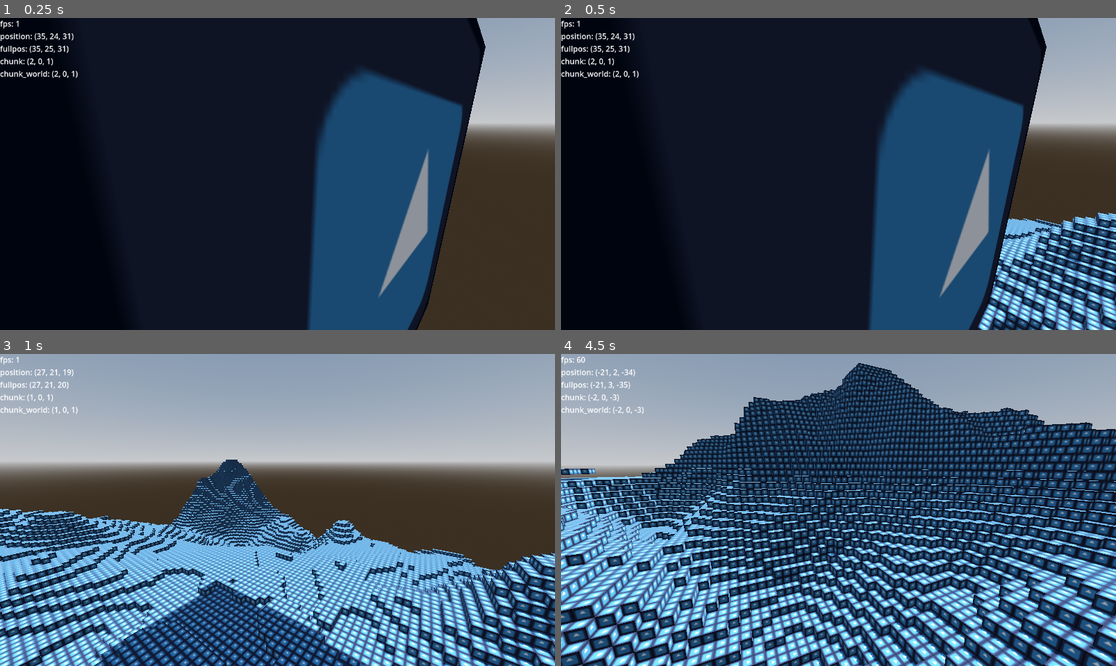
Above: before the commit, frames 1-4 (two rows, left to right).
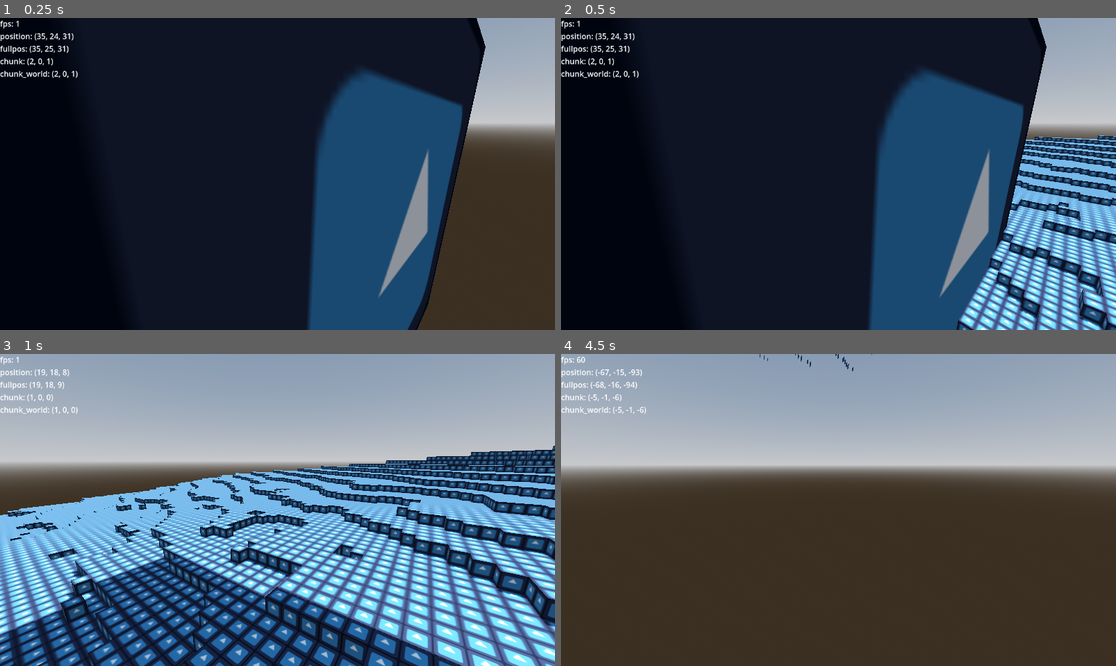
Above: after the commit, the same moments.

Repository: murumart/gd-blockgame
Game: Godot game, scene res://scenes/world.tscn
The game is run twice, just before and just after one commit, with the same random seed, the same clock (stepped at 60 frames per second) and the same inputs. The project has no main scene, so this scene is started directly. The engine's default icon, where the game draws it, is replaced by a stand-in: a white triangle on a blue panel in a dark square.
Inputs (mouse positions are in pixels of both pictures, inside the frame that each line leads up to):
- Up to frame 1 (0.25 s): no input
- Up to frame 2 (0.5 s): no input
- Up to frame 3 (1 s): tap Enter at 0.5 s; move the mouse to (305, 510) at 0.52 s; hold W (move_forward) from 0.53 s (still down); hold Ctrl (control) from 0.53 s (still down)
- Up to frame 4 (4.5 s): keep holding W (move_forward); move the mouse to (810, 510) at 1.27 s; release Ctrl (control) at 1.28 s; tap Ctrl (control) at 1.35, 2.85, 4.35 s; move the mouse to (849, 503) at 2.02 s; hold Ctrl (control) 2.03-2.78 s; move the mouse to (832, 516) at 2.77 s; move the mouse to (877, 513) at 3.52 s; hold Ctrl (control) 3.53-4.28 s; move the mouse to (794, 506) at 4.27 s

Frame 1 is identical in both runs. In frame 2, 12% of the frame differs, in the area x 71-100%, y 37-100%; in frame 3, 54%; in frame 4, 79%, in the area x 0-100%, y 0-100%.

Commit message:
pissing around with worldgen

Diff:
--- a/scenes/camera/camera_controller.gd
+++ b/scenes/camera/camera_controller.gd
@@ -52,7 +52,7 @@
 	_direction = Vector3(input.x, (Input.get_axis("move_down", "move_up")), input.y)
 	var mspd := move_speed
 	if Input.is_action_pressed("control"):
-		mspd *= 4
+		mspd *= 8
 	translate(_direction * mspd * delta)
 
 	World.player_position = global_position
--- a/scenes/meshtest.gd
+++ b/scenes/meshtest.gd
@@ -2,7 +2,7 @@
 extends MeshInstance3D
 
 @export var reload_mesh: bool:
-	set(to):
+	set(_to):
 		_mesh_gen()
 
 
@@ -10,7 +10,7 @@
 	pass
 
 
-func _physics_process(delta: float) -> void:
+func _physics_process(_delta: float) -> void:
 	var bpos := Vector3i($"../Camera3D".global_position)
 	var cpos := WorldBlocks.is_in_which_chunk(bpos)
 	var w_cpos := World._player_chunk_position()
--- a/scenes/world.tscn
+++ b/scenes/world.tscn
@@ -62,7 +62,7 @@
 layout_mode = 0
 offset_right = 40.0
 offset_bottom = 23.0
-text = "fps: 72
+text = "fps: 145
 position: (35, 24, 31)
 fullpos: (35, 25, 31)
 chunk: (2, 0, 1)
--- a/scenes/world/chunk_mesh.gd
+++ b/scenes/world/chunk_mesh.gd
@@ -188,8 +188,8 @@
 
 
 func _is_solid(x: int, y: int, z: int) -> bool:
-	var pos := Vector3i(x, y, z)
-	var cpos := WorldBlocks.is_in_which_chunk(pos)
+	#var pos := Vector3i(x, y, z)
+	#var cpos := WorldBlocks.is_in_which_chunk(pos)
 	#return WorldBlocks._get_block(cpos,
 	#		WorldBlocks.to_in_chunk_position(pos, cpos)) > 0
 	return WorldBlocks.get_block(x, y, z) > 0
--- a/scenes/world/world_blocks.gd
+++ b/scenes/world/world_blocks.gd
@@ -9,16 +9,16 @@
 		for y in  range(-pregen_size, pregen_size):
 			for z in  range(-pregen_size, pregen_size):
 				blocks[Vector3i(x, y, z)] = PackedInt32Array()
-				gen_blocks(Vector3i(x, y, z))
+				WorldBlocks.gen_blocks(Vector3i(x, y, z))
 				print("chunk %s blocks generated." % Vector3i(x, y, z))
 	# test
 	var pos := Vector3i(34, 384, 32)
-	var cpos := is_in_which_chunk(pos)
+	var cpos := WorldBlocks.is_in_which_chunk(pos)
 	print(cpos)
-	print(to_in_chunk_position(pos, cpos))
-	print(get_block(pos.x, pos.y, pos.z))
-	print(_get_block(cpos,
-			to_in_chunk_position(pos, cpos)))
+	print(WorldBlocks.to_in_chunk_position(pos, cpos))
+	print(WorldBlocks.get_block(pos.x, pos.y, pos.z))
+	print(WorldBlocks._get_block(cpos,
+			WorldBlocks.to_in_chunk_position(pos, cpos)))
 
 
 static func is_in_which_chunk(bpos: Vector3i) -> Vector3i:
@@ -44,24 +44,32 @@
 		var nb := PackedInt32Array()
 		nb.resize(Chunk.VOLUME)
 		blocks[chunk_position] = nb
-	var cx := chunk_position.x
-	var cy := chunk_position.y
-	var cz := chunk_position.z
 	for x in Chunk.WIDTH:
 		for y in Chunk.HEIGHT:
 			for z in Chunk.WIDTH:
-				var gx := cx * Chunk.WIDTH + x
-				var gy := cy * Chunk.HEIGHT + y
-				var gz := cz * Chunk.WIDTH + z
-				if Noises.noise1.get_noise_3d(gx, gy, gz) * 3 < 1.4 and\
-					Noises.noise1.get_noise_2d(gx, gz) * (
-						Noises.noise1.get_noise_2d(gx + 800, gz + 800) * 160
-					) > gy and not (
-						Noises.noise1.get_noise_3d(gz + 100, gy, gx - 100) - gy * 0.5 > -0.11 and
-						Noises.noise1.get_noise_3d(gz + 100, gy, gx - 100) - gy * 0.5 < 0.01
-					):
-					_set_block(chunk_position, Vector3i(x, y, z), 1)
+				_world_per_block(chunk_position, Vector3i(x, y, z))
 	return blocks[chunk_position]
+
+
+static func _world_per_block(cpos: Vector3i, bpos: Vector3i) -> void:
+	var gx := cpos.x * Chunk.WIDTH + bpos.x
+	var gy := cpos.y * Chunk.HEIGHT + bpos.y
+	var gz := cpos.z * Chunk.WIDTH + bpos.z
+	var n := Noises.noise1
+	var surface_height := 0 #n.get_noise_2d(gx, gz) * 30
+	var grubbly_mult := n.get_noise_2d(gx * 0.2, gz * 0.2) + 1
+
+	surface_height += (
+		n.get_noise_2d(
+			gx * 10 * grubbly_mult, gz * 10 * grubbly_mult) *
+			7 * (0.8 - grubbly_mult) +
+		pow(
+			n.get_noise_2d(gx * 0.02 + 391, gz * 0.02 + 358
+		) * 3, 5) * 200
+	)
+
+	if gy <= surface_height:
+		_set_block(cpos, bpos, 1)
 
 
 static func set_block(x: int, y: int, z: int, block: int) -> void:
@@ -95,3 +103,15 @@
 	if not blocks.get(cpos, null):
 		gen_blocks(cpos)
 	return blocks.get(cpos)
+
+# old worldgen
+#if Noises.noise1.get_noise_3d(gx, gy, gz) * 3 < 1.4 and\
+#	Noises.noise1.get_noise_2d(gx, gz) * (
+#		Noises.noise1.get_noise_2d(gx + 800, gz + 800) * 160 /
+#		(Noises.noise1.get_noise_2d(gz - 66, gx + 43) + 1.01)
+#	) > gy \
+#	and not (
+#		Noises.noise1.get_noise_3d(gz + 100, gy, gx - 100) - gy * 0.5 > -0.11 and
+#		Noises.noise1.get_noise_3d(gz + 100, gy, gx - 100) - gy * 0.5 < 0.01
+#	):
+#	_set_block(chunk_position, Vector3i(x, y, z), 1)
